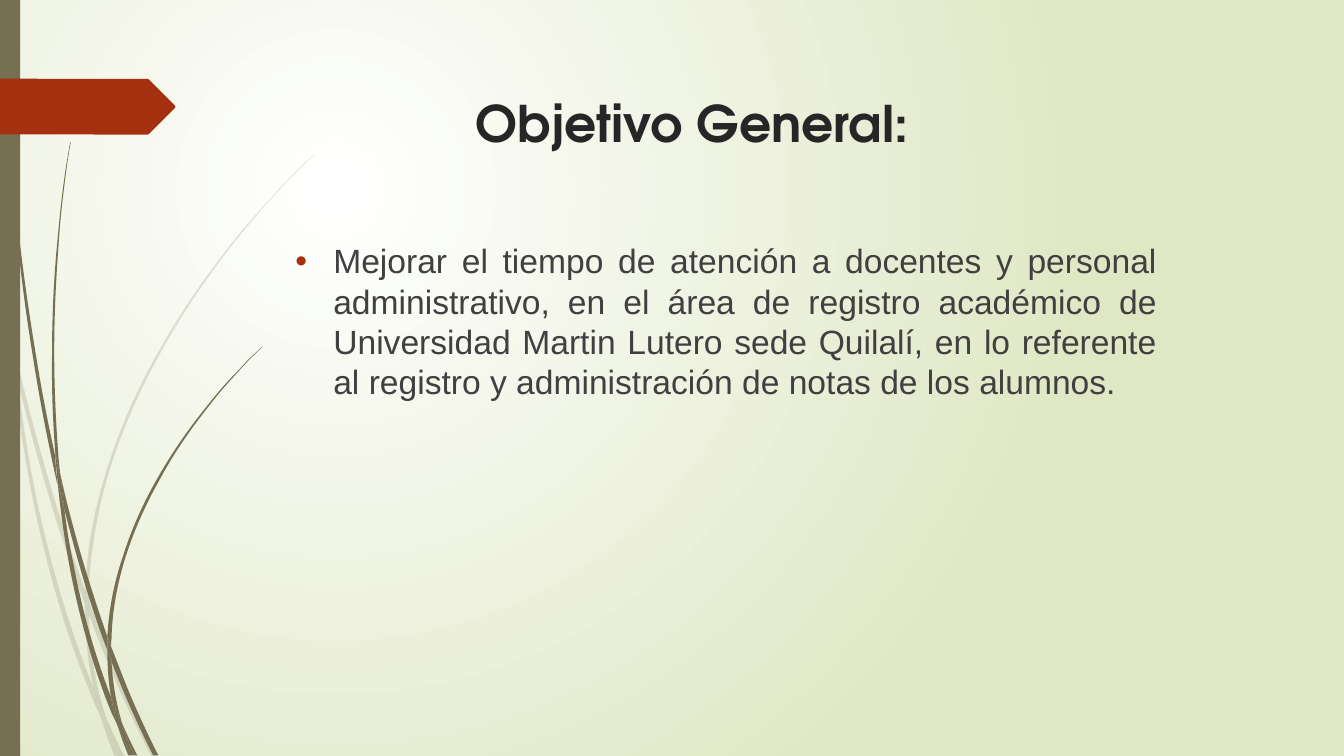
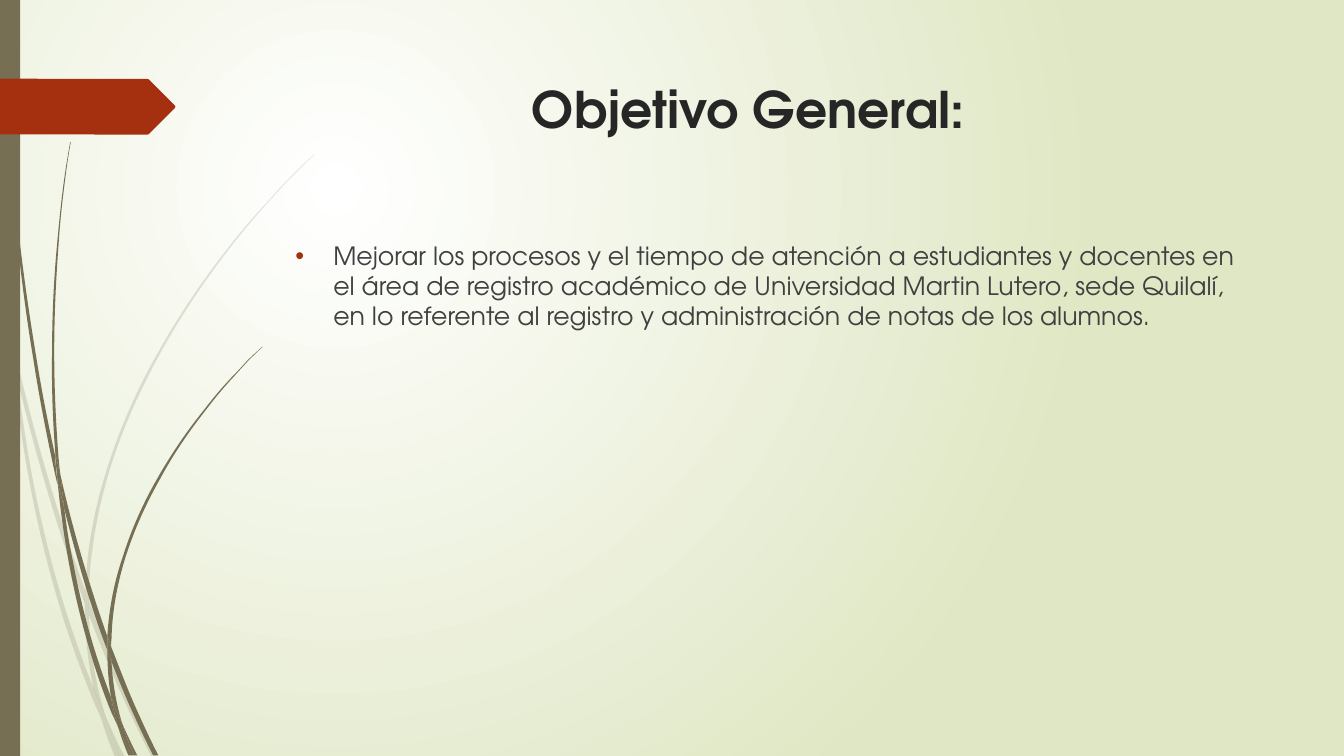
Before and after one commit to francha23/sistema-de-notas, a slide deck: slide 4 of Presentacion/El principio de la sabiduría es el temor.pptx (slide 6 before the commit). Drawn at 1344x756 pixels with LibreOffice and Linux fonts; fonts in the diff are those of the drawing. Boxes give left, top, right and bottom in pixels: in the first picture for what was removed or moved away, otherwise in the second. Text is boxed around its words. In the diff, an @@ line names an element or a change of style, - is before the commit and + after.

```diff
--- a/Presentacion/El principio de la sabiduría es el temor.pptx
+++ b/Presentacion/El principio de la sabiduría es el temor.pptx
@@ title "Objetivo General:": place and size @@
-title "Objetivo General:" at (476, 103, 909, 152)
+title "Objetivo General:" at (532, 89, 965, 138)
@@ text at (333, 246, 1234, 331): text changed; size 24 to 18 pt; font Arial to TeX Gyre Adventor @@
-• Mejorar el tiempo de atención a docentes y personal administrativo, en el área de registro académico de Universidad Martin Lutero sede Quilalí, en lo referente al registro y administración de notas de los alumnos.
+• Mejorar los procesos y el tiempo de atención a estudiantes y docentes en el área de registro académico de Universidad Martin Lutero, sede Quilalí, en lo referente al registro y administración de notas de los alumnos.
```
Also in this commit, not shown: 8 other slides changed, 42 slides added, 4 slides removed, 21 other files.
